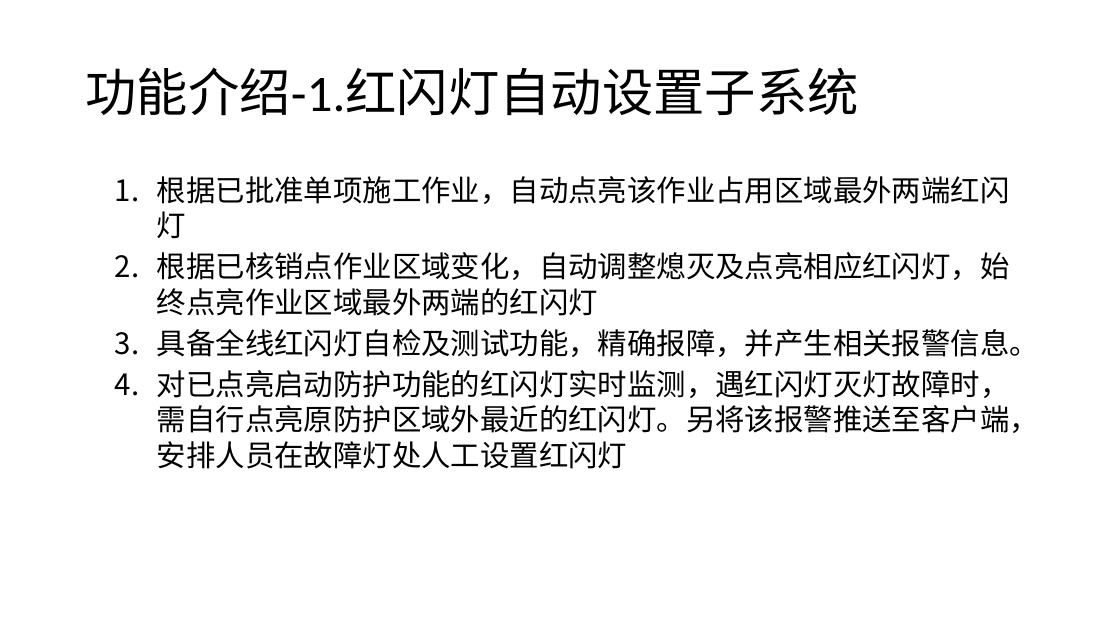
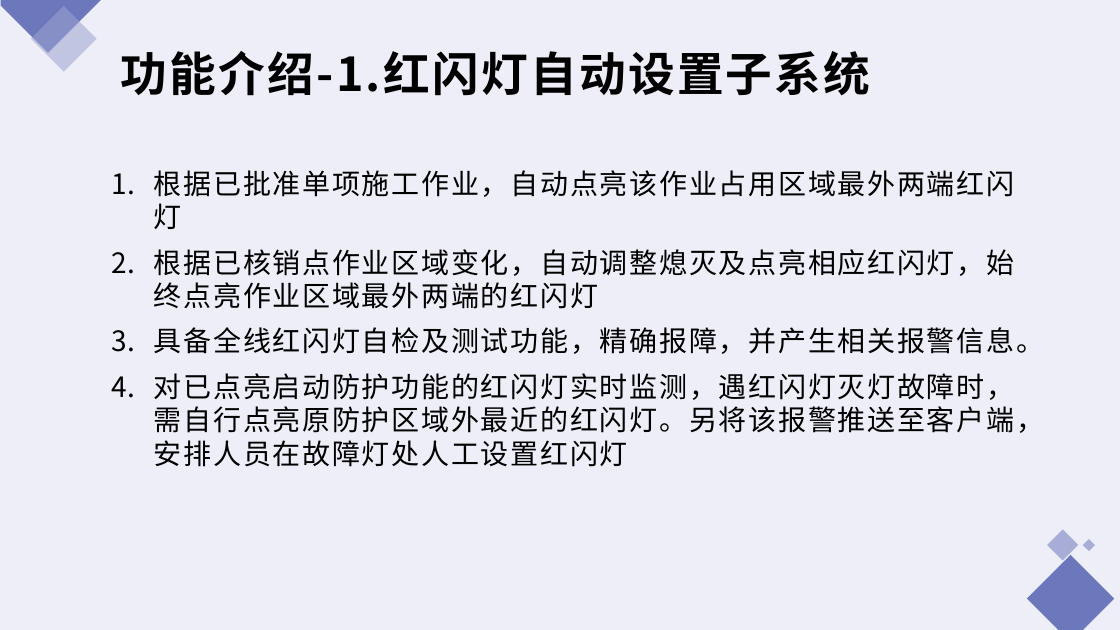
Before and after one commit to hanlibin1981/hlb, a slide deck: slide 6 of 深圳地铁智能施工管控项目总结报告.pptx (slide 5 before the commit). Drawn at 1120x630 pixels with LibreOffice and Linux fonts; fonts in the diff are those of the drawing. Boxes give left, top, right and bottom in pixels: in the first picture for what was removed or moved away, otherwise in the second. Text is boxed around its words. In the diff, an @@ line names an element or a change of style, - is before the commit and + after.

```diff
--- a/深圳地铁智能施工管控项目总结报告.pptx
+++ b/深圳地铁智能施工管控项目总结报告.pptx
@@ background #FFFFFF to #EDEEF7 @@
@@ group added at (0,0,1115,630): 3 rectangles, 2 freeform shapes @@
@@ title "功能介绍-1.红闪灯自动设置子系统": place and size @@
-title "功能介绍-1.红闪灯自动设置子系统" at (85,67,859,116)
+title "功能介绍-1.红闪灯自动设置子系统" at (121,51,871,96)
@@ title "功能介绍-1.红闪灯自动设置子系统" at (121,51,871,96): size 44 to 40 pt, letter spacing 0 to 2 pt, bold on; font Calibri to Noto Sans CJK SC in "功能介绍-1.红闪灯自动设置子系统"; line spacing 0.9 to 1; vertical alignment middle to top @@
@@ text "根据已批准单项施工作业，自动点亮该作业占用区域最外两端红闪灯" at (154,170,1044,467): size 25.2 to 24 pt, letter spacing 0 to 1.5 pt; more space between paragraphs @@
```
Also in this commit, not shown: 9 other slides changed, 1 slide added.
